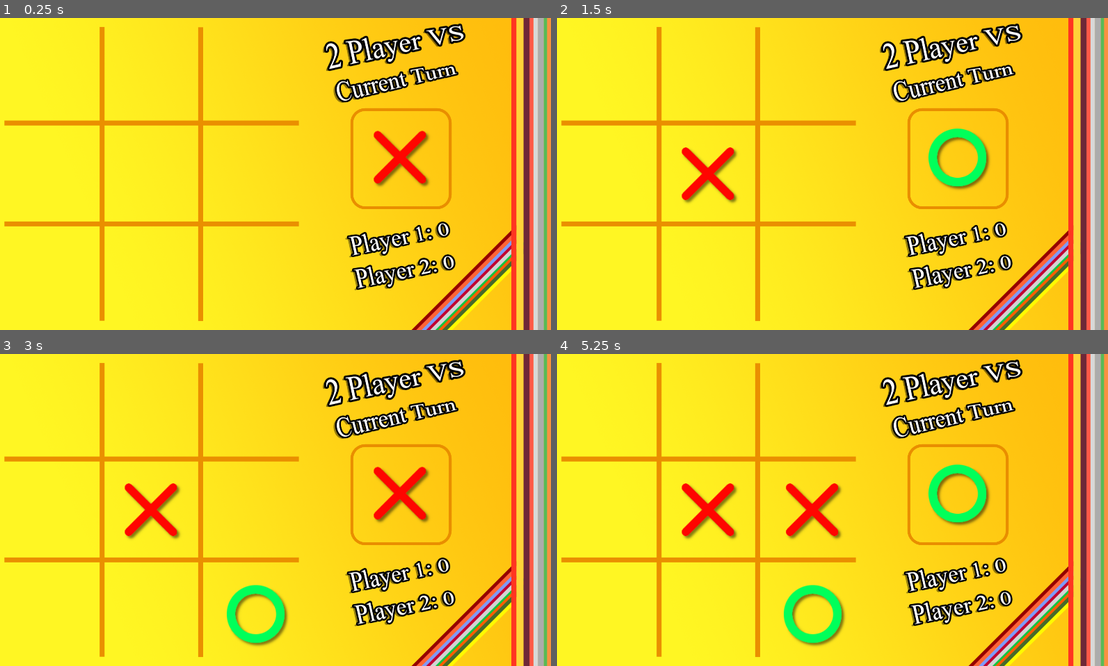
Above: before the commit, frames 1-4 (two rows, left to right).
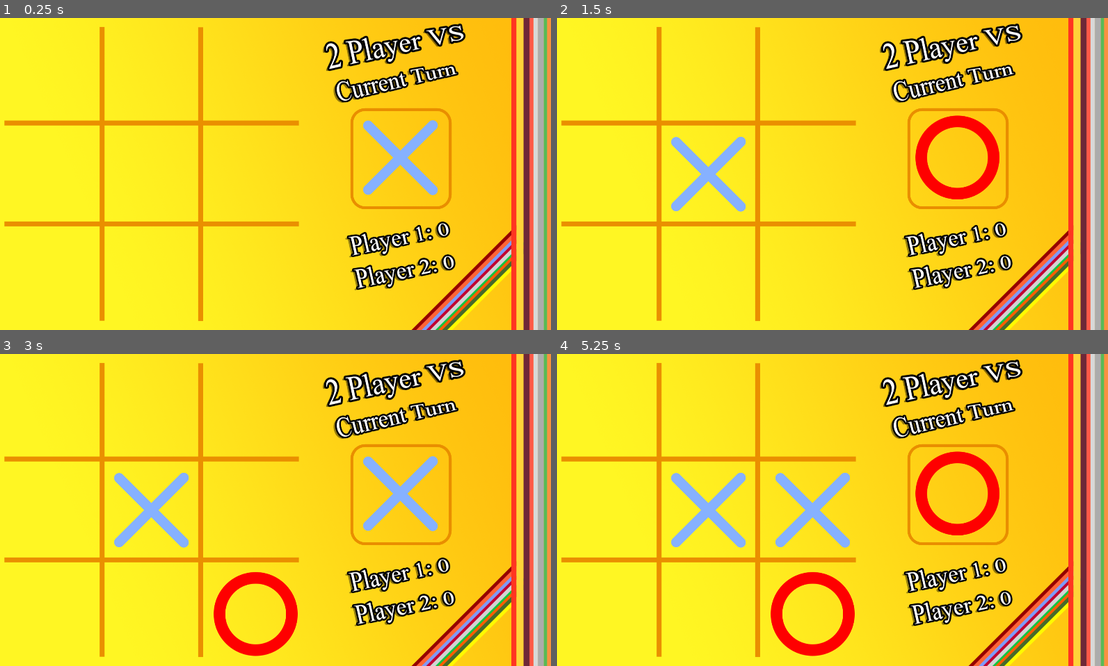
Above: after the commit, the same moments.

Repository: TemmieDev/Tic-Tac-Plus
Game: Godot game, scene res://Scenes/main.tscn
The game is run twice, just before and just after one commit, with the same random seed, the same clock (stepped at 60 frames per second) and the same inputs.
Inputs (mouse positions are in pixels of both pictures, inside the frame that each line leads up to):
- Up to frame 1 (0.25 s): no input
- Up to frame 2 (1.5 s): tap Enter at 0.5 s; move the mouse to (953, 158) at 0.52 s; click (953, 158) at 0.67 s; tap Space at 1.25 s; move the mouse to (716, 189) at 1.27 s; click (716, 189) at 1.42 s
- Up to frame 3 (3 s): tap Enter at 2 s; move the mouse to (330, 441) at 2.02 s; click (330, 441) at 2.17 s; tap Space at 2.75 s; move the mouse to (247, 572) at 2.77 s; click (247, 572) at 2.92 s
- Up to frame 4 (5.25 s): tap Enter at 3.5 s; move the mouse to (997, 556) at 3.52 s; click (997, 556) at 3.67 s; tap Space at 4.25 s; move the mouse to (661, 463) at 4.27 s; click (661, 463) at 4.42 s; move the mouse to (860, 510) at 5.02 s; click (860, 510) at 5.17 s

The runs differ from the first frame. In frame 1, 1.3% of the frame differs, in the area x 65-80%, y 32-57%; in frame 2, 3.8%; in frame 3, 5.1%; in frame 4, 7.7%, in the area x 20-81%, y 31-97%.

Commit message:
Updated the Cross and Circle textures

Diff:
--- a/Tic Tac Toe/Scenes/circle.tscn
+++ b/Tic Tac Toe/Scenes/circle.tscn
@@ -1,7 +1,6 @@
 [gd_scene load_steps=2 format=3 uid="uid://8fnogac0e4kj"]
 
-[ext_resource type="Texture2D" uid="uid://dj4p5tgeyfv30" path="res://Images/circle.png" id="1_78igf"]
+[ext_resource type="Texture2D" uid="uid://dk0y4tei3v4h5" path="res://Images/Circle Update.png" id="1_yyvwp"]
 
 [node name="Circle" type="Sprite2D" groups=["circles"]]
-scale = Vector2(2, 2)
-texture = ExtResource("1_78igf")
+texture = ExtResource("1_yyvwp")
--- a/Tic Tac Toe/Scenes/cross.tscn
+++ b/Tic Tac Toe/Scenes/cross.tscn
@@ -1,7 +1,6 @@
 [gd_scene load_steps=2 format=3 uid="uid://c33m7j83h12dk"]
 
-[ext_resource type="Texture2D" uid="uid://bcn6dulaud674" path="res://Images/cross.png" id="1_7m1fx"]
+[ext_resource type="Texture2D" uid="uid://du5nciyg1ov5x" path="res://Images/Cross Update.png" id="1_en5uu"]
 
 [node name="Cross" type="Sprite2D" groups=["crosses"]]
-scale = Vector2(2, 2)
-texture = ExtResource("1_7m1fx")
+texture = ExtResource("1_en5uu")
Binary file added: Tic Tac Toe/Images/Circle Update.png
Not shown, added: Tic Tac Toe/Images/Circle Update.png.import
Binary file added: Tic Tac Toe/Images/Cross Update.png
Not shown, added: Tic Tac Toe/Images/Cross Update.png.import
